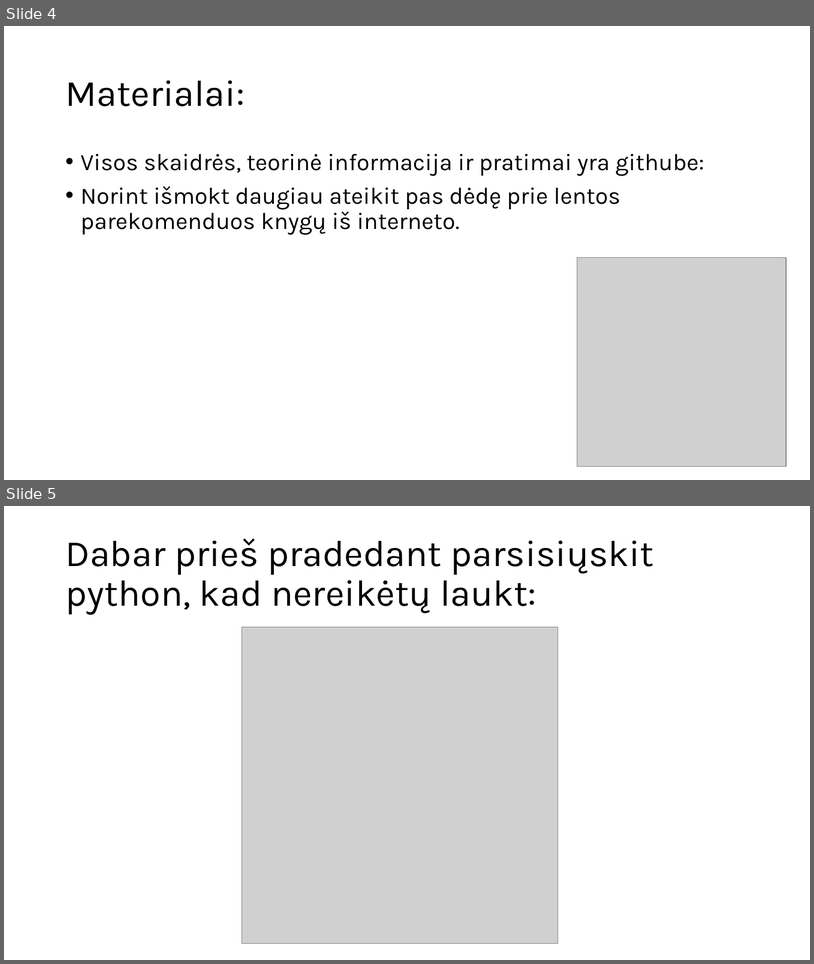
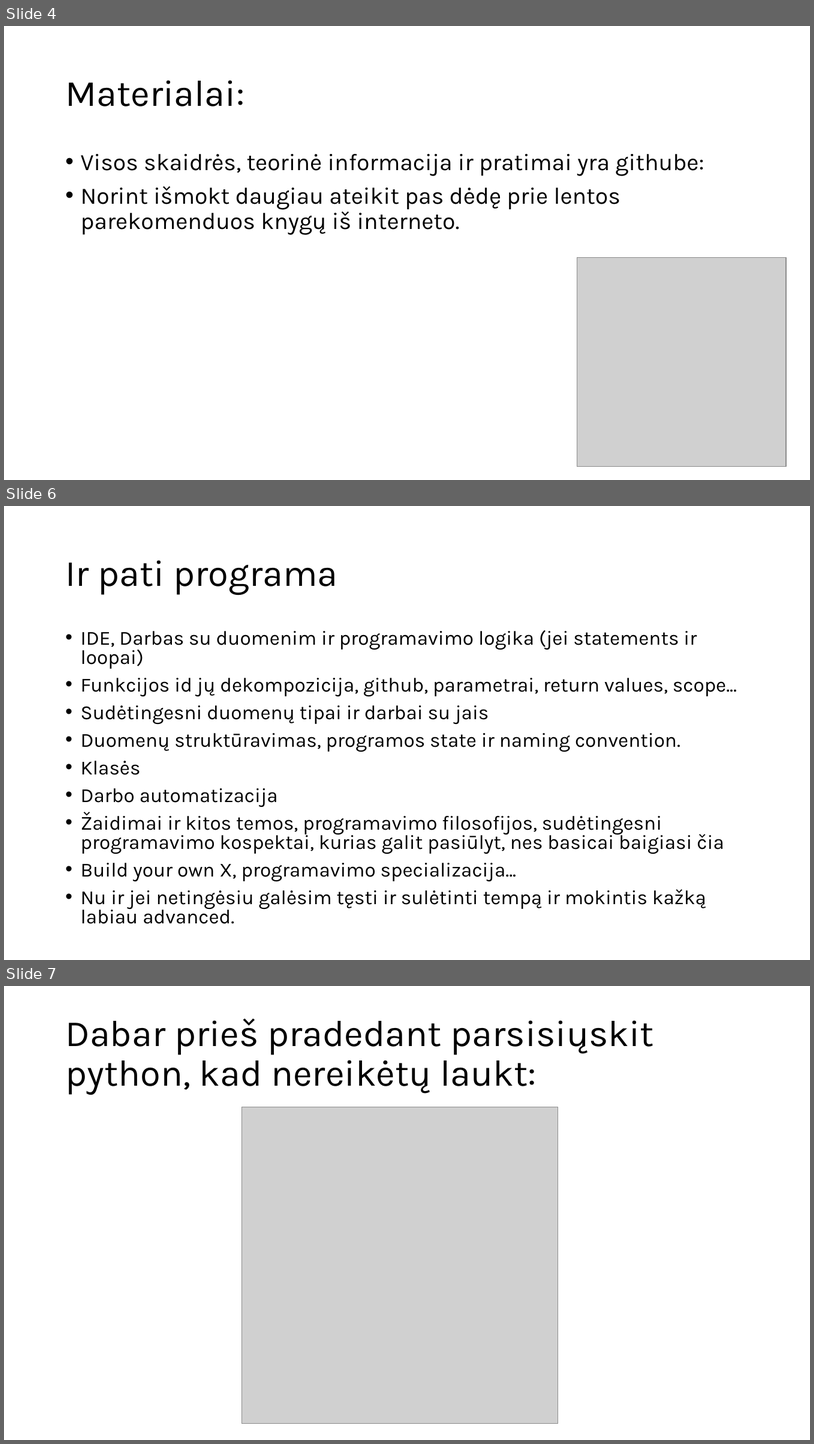
Before and after one commit to FatHayBale/Programavimo_pradmenys_su_Python, a slide deck: skaidres/09-22.pptx. Shown one above the other, each under a label of ours: slides 4 and 5 before the commit, slides 4, 6 and 7 after it; the slides between them are not shown. The pictures are 814x964 and 814x1444 pixels, drawn with LibreOffice and Linux fonts; fonts in the diff are those of the drawing; grey boxes stand for pictures. Boxes give left, top, right and bottom in pixels: in the first picture for what was removed or moved away, otherwise in the second. Text is boxed around its words. In the diff, an @@ line names an element or a change of style, - is before the commit and + after.

```diff
--- a/skaidres/09-22.pptx
+++ b/skaidres/09-22.pptx
@@ slide 6 added at (x1=4, y1=506, x2=810, y2=960), background #FFFFFF @@
@@ title added at (x1=65, y1=560, x2=338, y2=595), 44 pt, text #000000 @@
+Ir pati programa
@@ text added at (x1=81, y1=630, x2=737, y2=924), 23.8 pt, text #000000 @@
+• IDE, Darbas su duomenim ir programavimo logika (jei statements ir loopai)
+• Funkcijos id jų dekompozicija, github, parametrai, return values, scope...
+• Sudėtingesni duomenų tipai ir darbai su jais
+• Duomenų struktūravimas, programos state ir naming convention.
+• Klasės
+• Darbo automatizacija
+• Žaidimai ir kitos temos, programavimo filosofijos, sudėtingesni programavimo kospektai, kurias galit pasiūlyt, nes basicai baigiasi čia
+• Build your own X, programavimo specializacija...
+• Nu ir jei netingėsiu galėsim tęsti ir sulėtinti tempą ir mokintis kažką labiau advanced.
@@ what was slide 5 is now slide 7 @@
```
Also in this commit, not shown: 1 slide changed, 1 other slide added, 2 other files.
